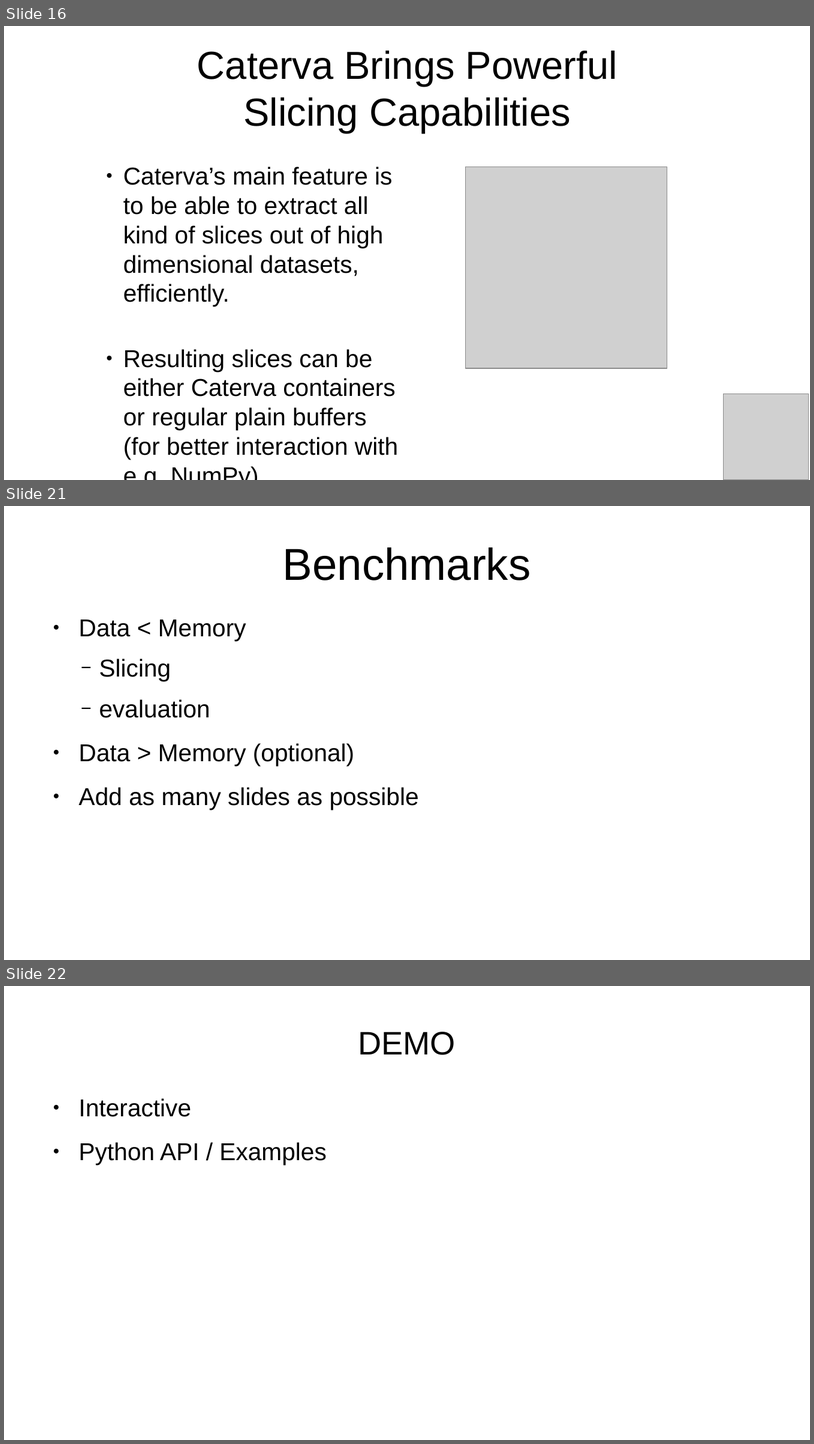
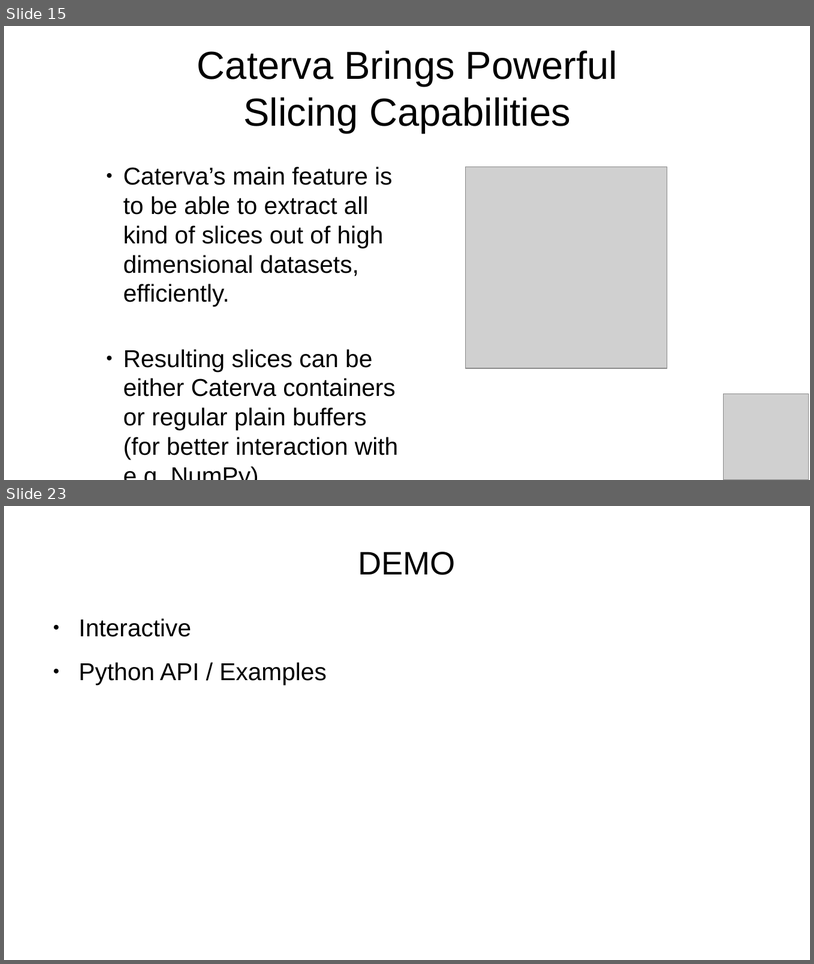
Before and after one commit to inaos/iron-array, a slide deck: decks/pyDataNyc2019.odp. Shown one above the other, each under a label of ours: slides 16, 21 and 22 before the commit, slides 15 and 23 after it; the slides between them are not shown. The pictures are 814x1444 and 814x964 pixels, drawn with LibreOffice and Linux fonts; fonts in the diff are those of the drawing; grey boxes stand for pictures. Boxes give left, top, right and bottom in pixels: in the first picture for what was removed or moved away, otherwise in the second. Text is boxed around its words. In the diff, an @@ line names an element or a change of style, - is before the commit and + after.

```diff
--- a/decks/pyDataNyc2019.odp
+++ b/decks/pyDataNyc2019.odp
@@ slide 21 removed at bbox=[4, 506, 810, 960], background #FFFFFF @@
@@ title removed at bbox=[283, 547, 531, 580] @@
-Benchmarks
@@ text removed at bbox=[79, 619, 419, 810] @@
-● Data < Memory
-  − Slicing
-  − evaluation
-● Data > Memory (optional)
-● Add as many slides as possible
@@ what was slide 16 is now slide 15 @@
@@ what was slide 22 is now slide 23 @@
```
Also in this commit, not shown: 3 slides changed, 4 slides added, 2 other slides removed, 6 other files.
